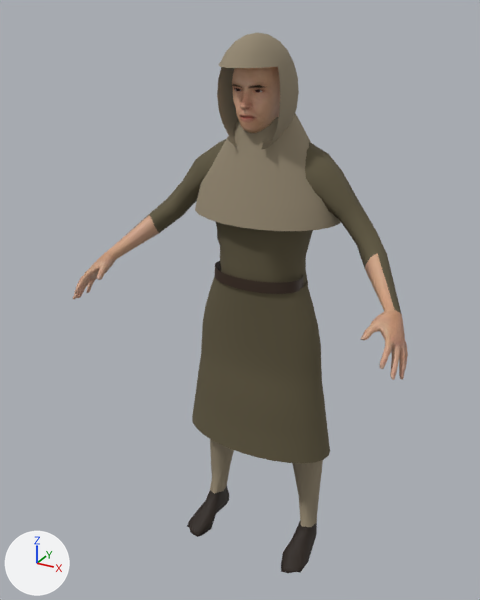
The glTF model public/figure/figura-05.glb as it was, and as the next commit left it.
The view is the same before and after, from a 50 mm lens placed at (0.869, -1.758, 1.762), pointed at (-0.049, -0.089, 0.928). The lights are fixed; the arrows at lower left show +X, +Y and +Z. The picture after the commit comes second. Vertices at exactly the same position are counted once.

Names of what the first picture shows: 'Human.male1591', 'batolo', 'cappuccio', 'cintura', 'gonna'.
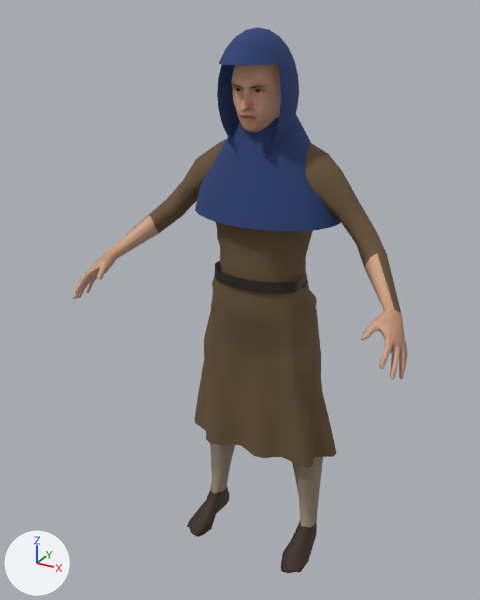
What differs and where, as boxes (x1, y1, x2, y2) in the pictures (480 x 600 px):
'gonna', reshaped
    before: (192, 277, 330, 463)
    after: (194, 277, 337, 468)
'batolo', recoloured (brown to dark blue)
    both: (195, 114, 341, 231)
'cappuccio', recoloured (brown to dark blue)
    both: (217, 32, 299, 149)

The change in detail:
Material 'cappuccio' (mat_cappuccio) changes colour from brown #938771 to dark blue #2a4075; in linear values from (0.293, 0.243, 0.164) to (0.0231, 0.0511, 0.177).
me_gonna is used by ob_gonna; location (0.0, 0.0, 0.0).
me_gonna had 280 vertices, 504 faces and spanned x -0.259..0.259, y -0.172..0.077, z 0.421..0.999.
me_gonna now has 952 vertices, 1792 faces and spans x -0.258..0.268, y -0.152..0.146, z 0.396..0.999.
me_gonna part 1: 2 vertices moved within x 0.065..0.118, y -0.137..-0.11, z 0.999; 272 vertices removed from x -0.259..0.259, y -0.172..0.077, z 0.421..0.999; 944 vertices added at x -0.258..0.268, y -0.152..0.146, z 0.396..0.999.
